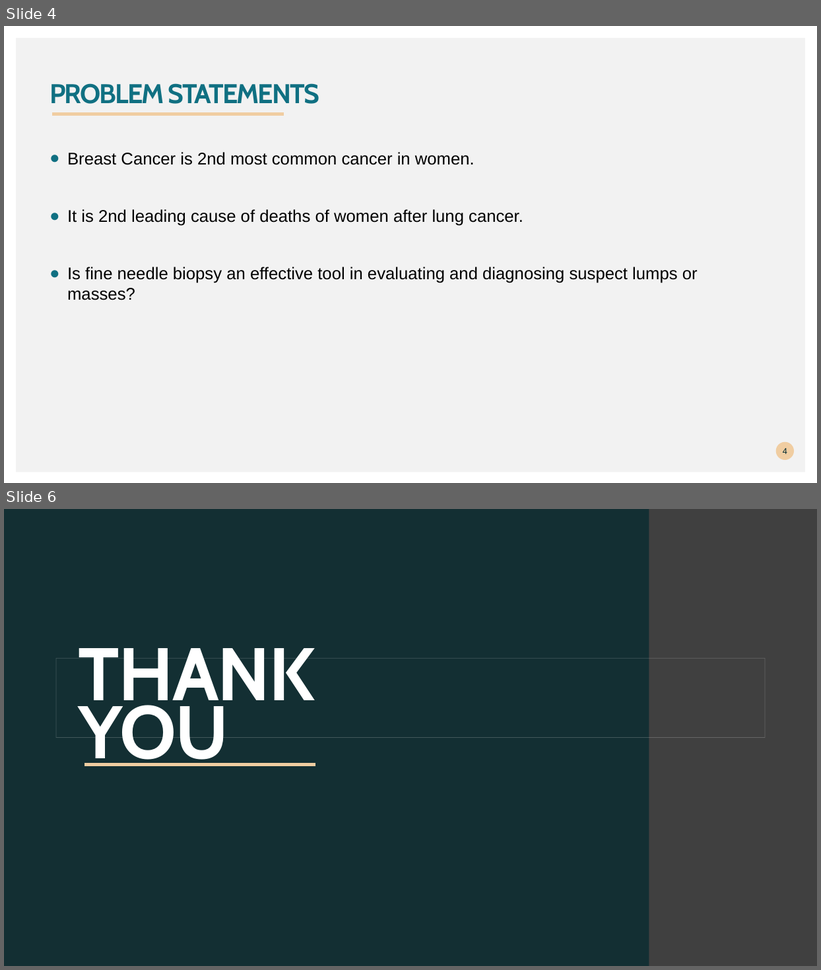
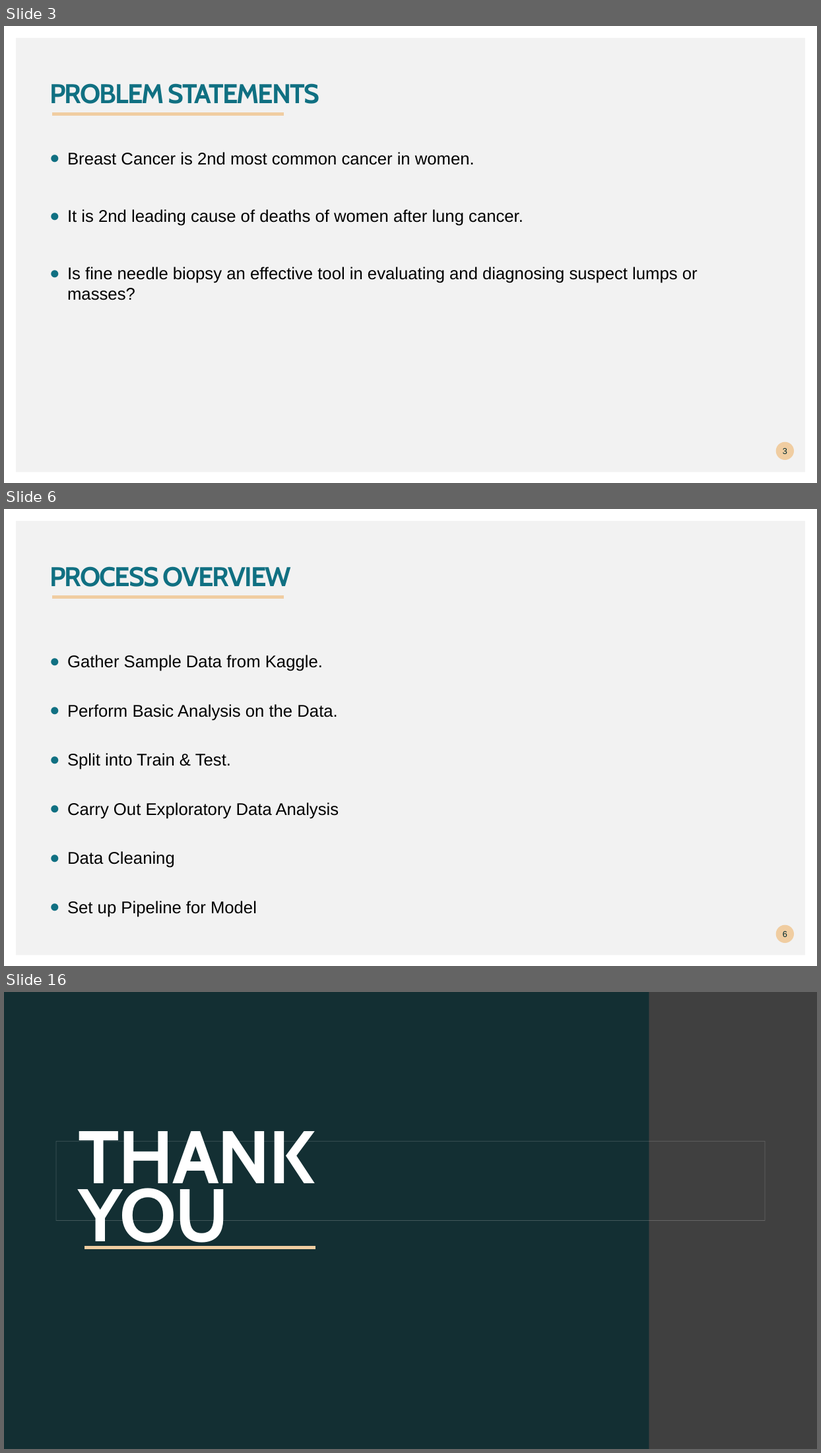
Before and after one commit to saurabhbiswas1985/Predictive-Analytics-Project, a slide deck: Breast cancer prediction.pptx. Shown one above the other, each under a label of ours: slides 4 and 6 before the commit, slides 3, 6 and 16 after it; the slides between them are not shown. The pictures are 821x970 and 821x1453 pixels, drawn with LibreOffice and Linux fonts; fonts in the diff are those of the drawing; background and template pictures are left out. Boxes give left, top, right and bottom in pixels: in the first picture for what was removed or moved away, otherwise in the second. Text is boxed around its words. In the diff, an @@ line names an element or a change of style, - is before the commit and + after.

```diff
--- a/Breast cancer prediction.pptx
+++ b/Breast cancer prediction.pptx
@@ slide 6 added at <box>4,509,817,966</box>, background #FFFFFF; not listed: 1 template element that a slide beside it also shows @@
@@ title added at <box>50,566,292,587</box>, 32 pt, text #107082, bold @@
+PROCESS OVERVIEW
@@ freeform shape added at <box>52,594,284,597</box>, outline #F0CDA1 4.32 pt @@
@@ text added at <box>67,655,339,918</box>, 20 pt, text #000000 @@
+● Gather Sample Data from Kaggle.
+● Perform Basic Analysis on the Data.
+● Split into Train & Test.
+● Carry Out Exploratory Data Analysis
+● Data Cleaning
+● Set up Pipeline for Model
@@ page number added at <box>776,925,795,944</box>, fill #F0CDA1, 10 pt, text #00292E @@
+6
@@ what was slide 4 is now slide 3 @@
@@ page number at <box>783,448,787,454</box>: text changed @@
-4
+3
@@ what was slide 6 is now slide 16 @@
```
Also in this commit, not shown: 2 slides changed, 10 other slides added, 1 slide removed, 1 other file.
